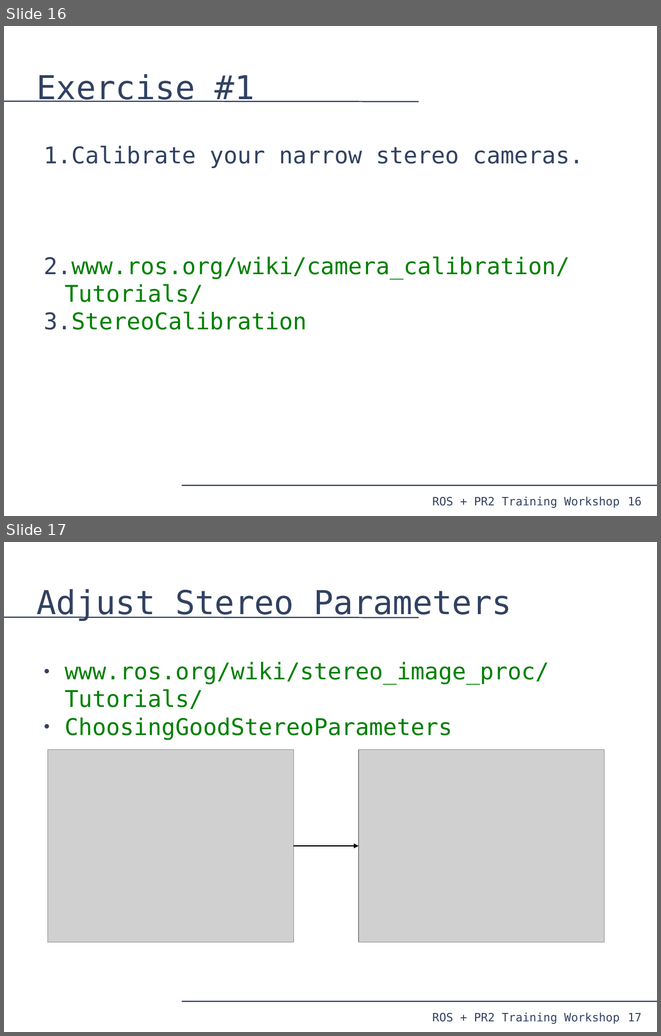
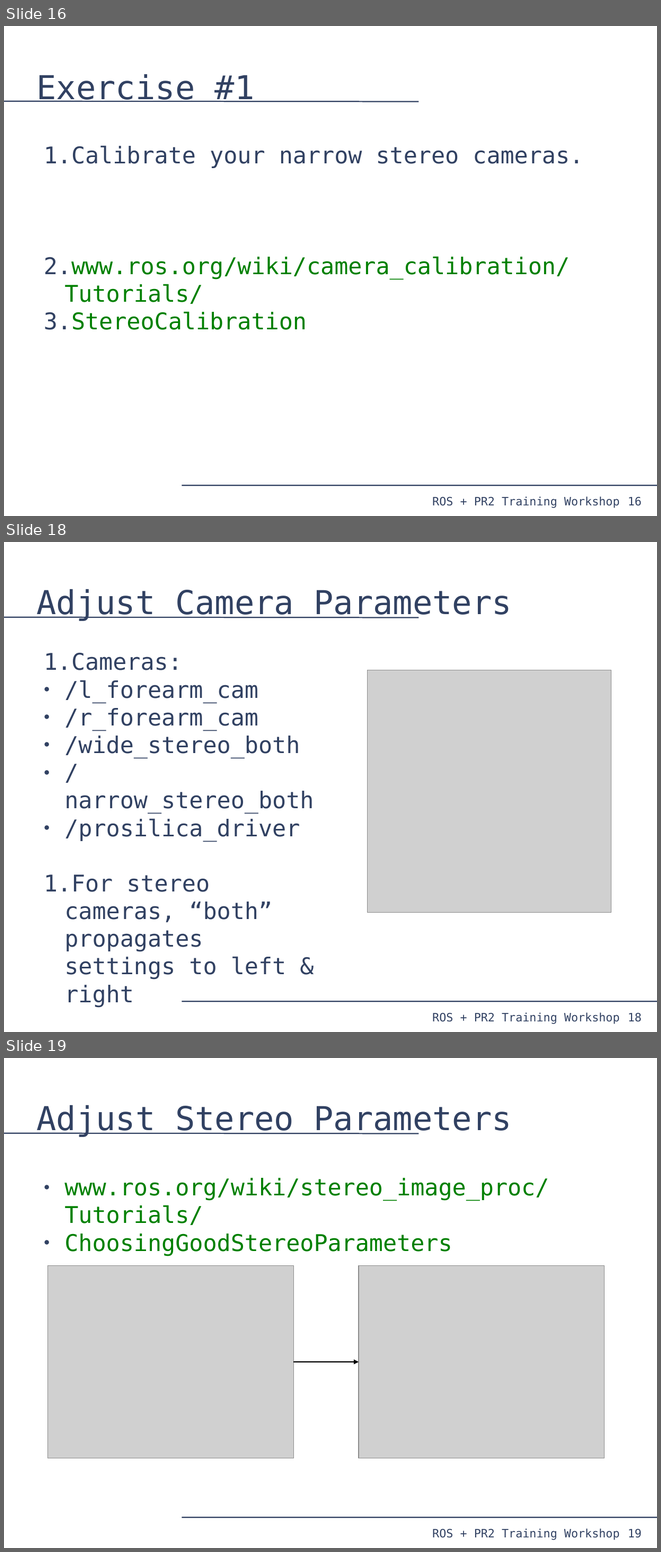
Before and after one commit to PR2/pr2_docs, a slide deck: pr2_training_workshop/processing_camera_data/slides.odp. Shown one above the other, each under a label of ours: slides 16 and 17 before the commit, slides 16, 18 and 19 after it; the slides between them are not shown. The pictures are 661x1036 and 661x1552 pixels, drawn with LibreOffice and Linux fonts; fonts in the diff are those of the drawing; grey boxes stand for pictures. Boxes give left, top, right and bottom in pixels: in the first picture for what was removed or moved away, otherwise in the second. Text is boxed around its words. In the diff, an @@ line names an element or a change of style, - is before the commit and + after.

Commit message:
processing_camera_data: Added section on dynamic_reconfigure

```diff
--- a/pr2_training_workshop/processing_camera_data/slides.odp
+++ b/pr2_training_workshop/processing_camera_data/slides.odp
@@ slide 18 added at (4,542,657,1032), background #FFFFFF; not listed: 4 template elements that a slide beside it also shows @@
@@ title added at (37,589,512,621), 40 pt, text #314162 @@
+Adjust Camera Parameters
@@ text added at (44,652,314,1007), 28 pt, text #314162 @@
+1. Cameras:
+● /l_forearm_cam
+● /r_forearm_cam
+● /wide_stereo_both
+● /narrow_stereo_both
+● /prosilica_driver
+1. For stereo cameras, “both” propagates settings to left & right
@@ picture added at (367,670,611,912) @@
@@ what was slide 17 is now slide 19 @@
@@ page number at (628,1529,642,1538): text changed @@
-17
+19
```
Also in this commit, not shown: 2 other slides added, 1 other file.
